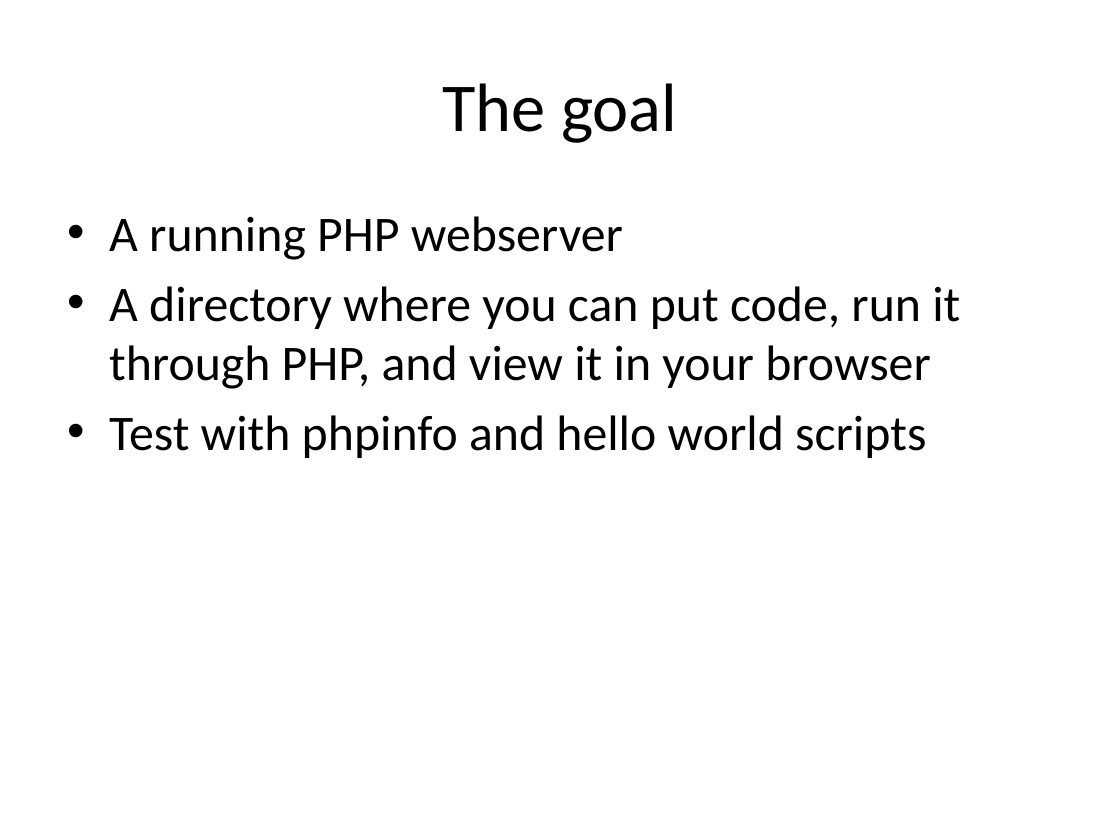
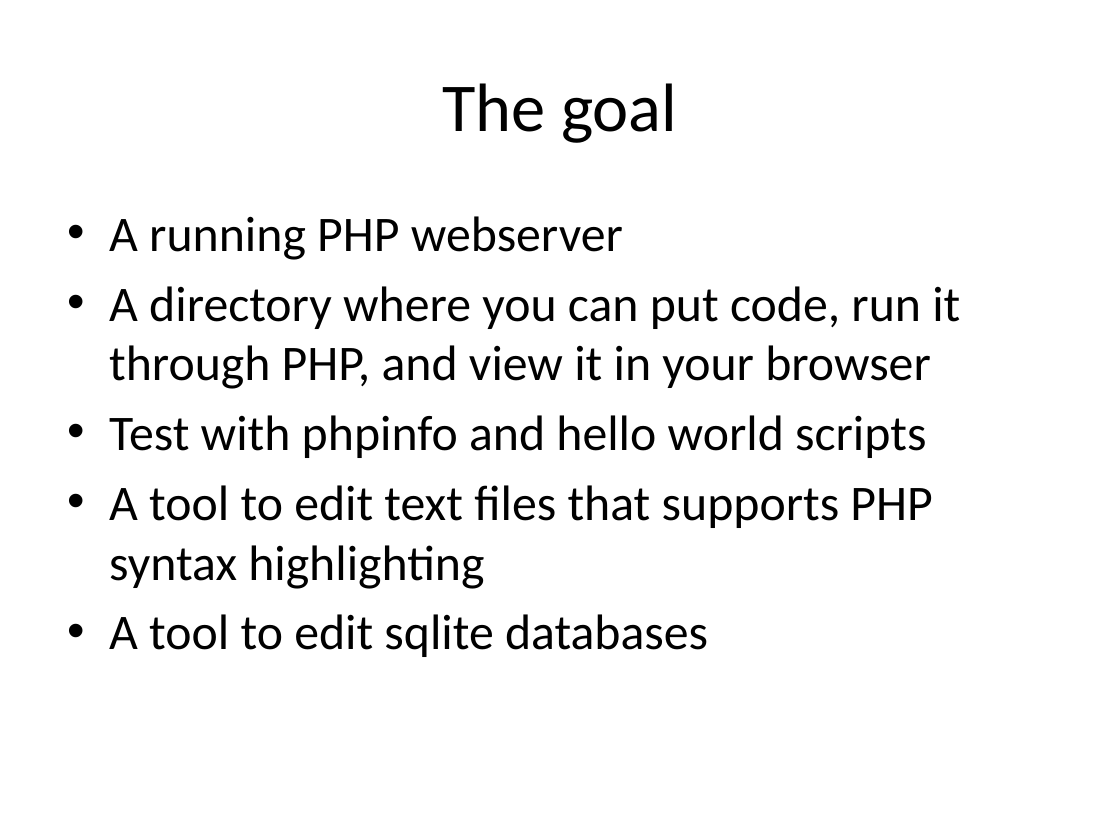
Before and after one commit to PHPEmbark/curriculum, a slide deck: slide 4 of course/0 - Setup/Setup.pptx. Drawn at 1120x840 pixels with LibreOffice and Linux fonts; fonts in the diff are those of the drawing. Boxes give left, top, right and bottom in pixels: in the first picture for what was removed or moved away, otherwise in the second. Text is boxed around its words. In the diff, an @@ line names an element or a change of style, - is before the commit and + after.

```diff
--- a/course/0 - Setup/Setup.pptx
+++ b/course/0 - Setup/Setup.pptx
@@ text at [109,485,932,657]: paragraphs added @@
+• A tool to edit text files that supports PHP syntax highlighting
+• A tool to edit sqlite databases
```
Also in this commit, not shown: 6 other slides changed, 6 slides added, 2 slides removed, 2 other files.
